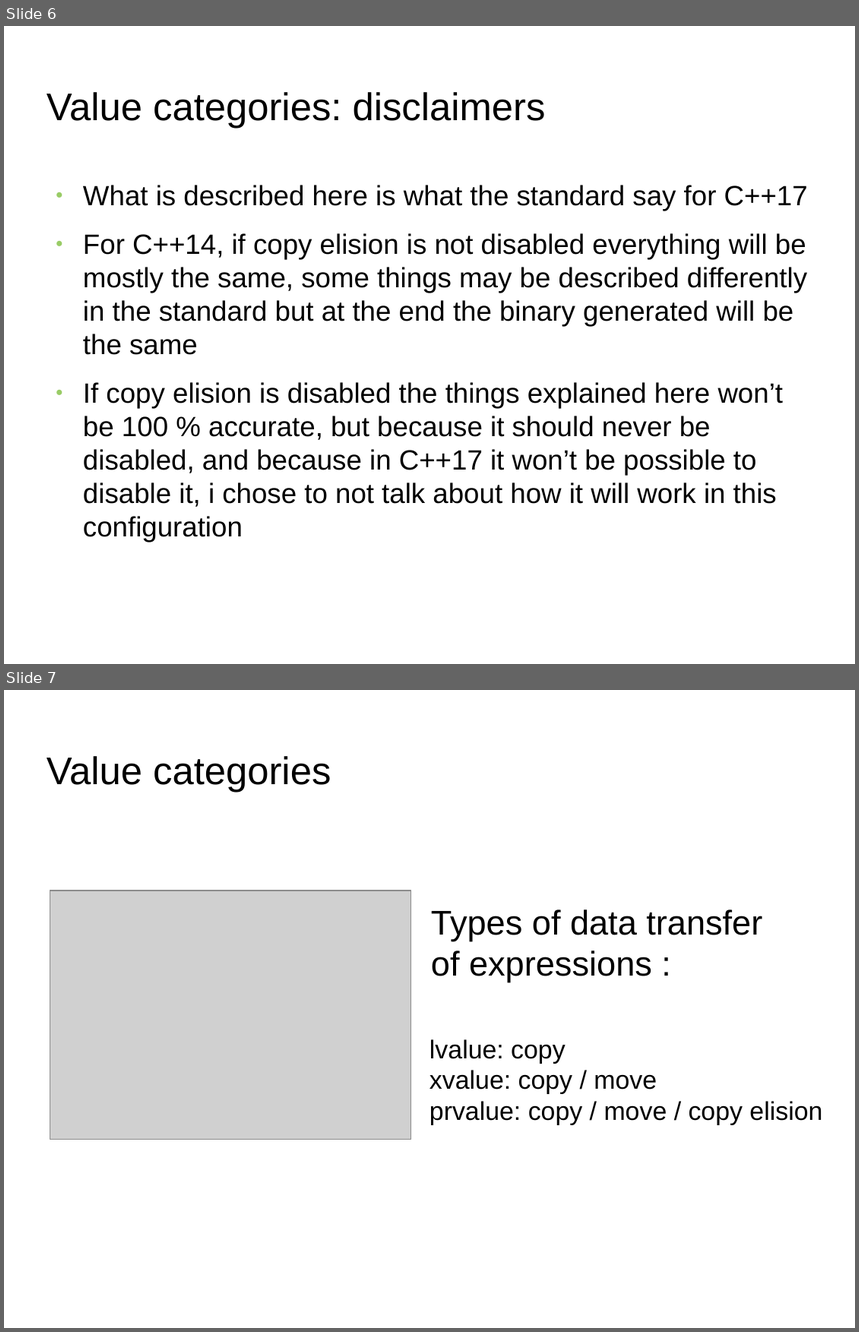
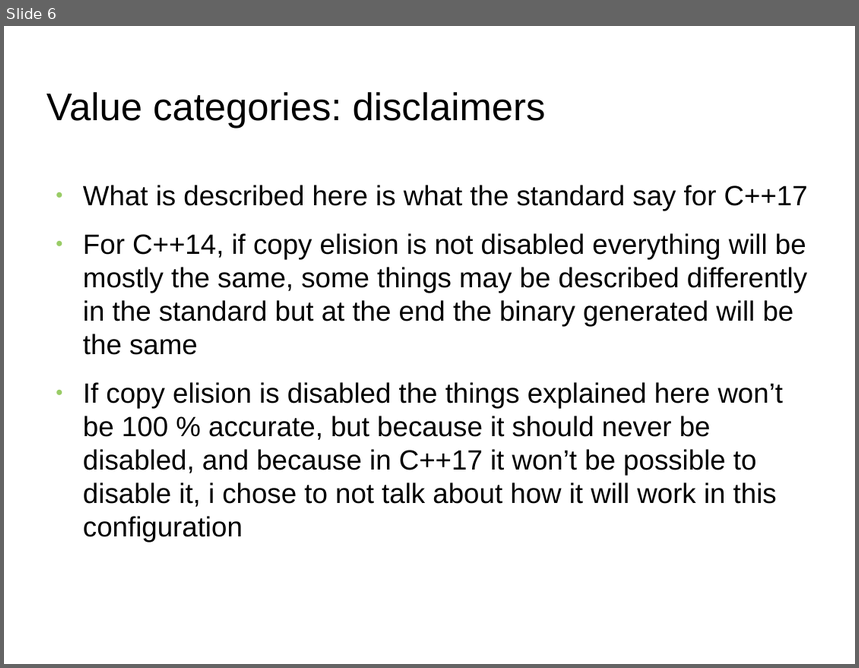
Before and after one commit to FranckRJ/CPP-trainings, a slide deck: traning-move.pt1.odp. Shown one above the other, each under a label of ours: slides 6 and 7 before the commit, slide 6 after it. The pictures are 859x1332 and 859x668 pixels, drawn with LibreOffice and Linux fonts; fonts in the diff are those of the drawing; grey boxes stand for pictures; background and template pictures are left out. Boxes give left, top, right and bottom in pixels: in the first picture for what was removed or moved away, otherwise in the second. Text is boxed around its words. In the diff, an @@ line names an element or a change of style, - is before the commit and + after.

Commit message:
Plus de détail sur les value categories + résumé du code en un slide.

```diff
--- a/traning-move.pt1.odp
+++ b/traning-move.pt1.odp
@@ slide 7 removed at <box>4,690,855,1328</box>, background picture (left out) @@
@@ title removed at <box>47,756,331,792</box> @@
-Value categories
@@ picture removed at <box>50,891,412,1141</box> @@
@@ text removed at <box>431,910,762,983</box> @@
-Types of data transfer
-of expressions :
@@ subtitle removed at <box>430,1040,823,1125</box> @@
-lvalue: copy
-xvalue: copy / move
-prvalue: copy / move / copy elision
```
Also in this commit, not shown: 1 slide changed, 3 slides added, 1 other file.
